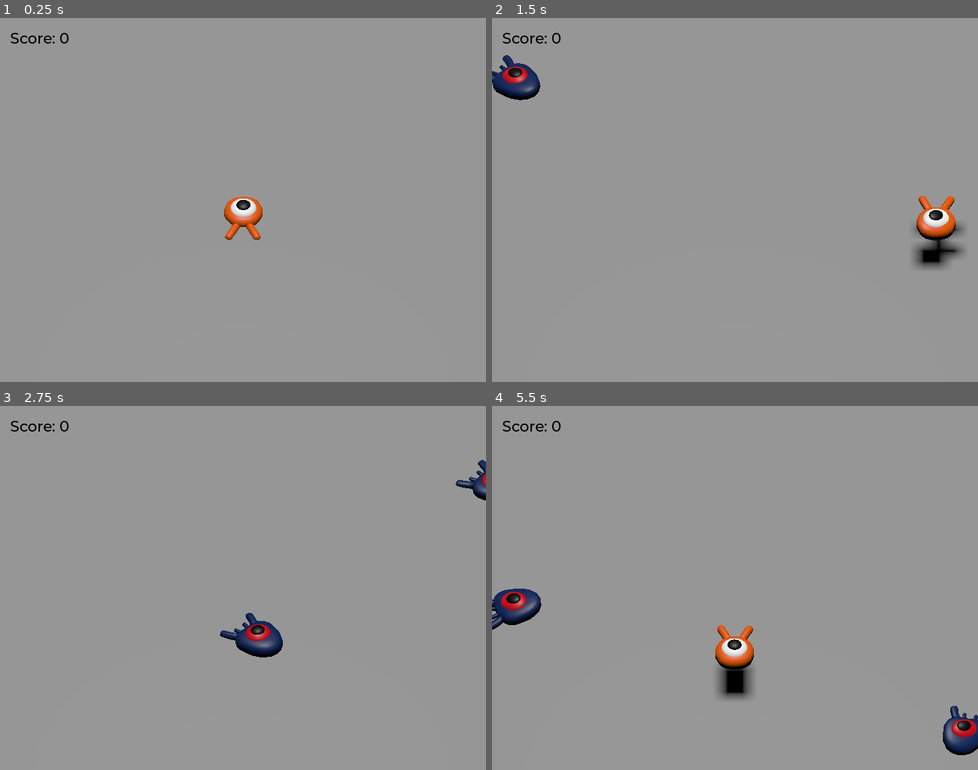
Above: before the commit, frames 1-4 (two rows, left to right).
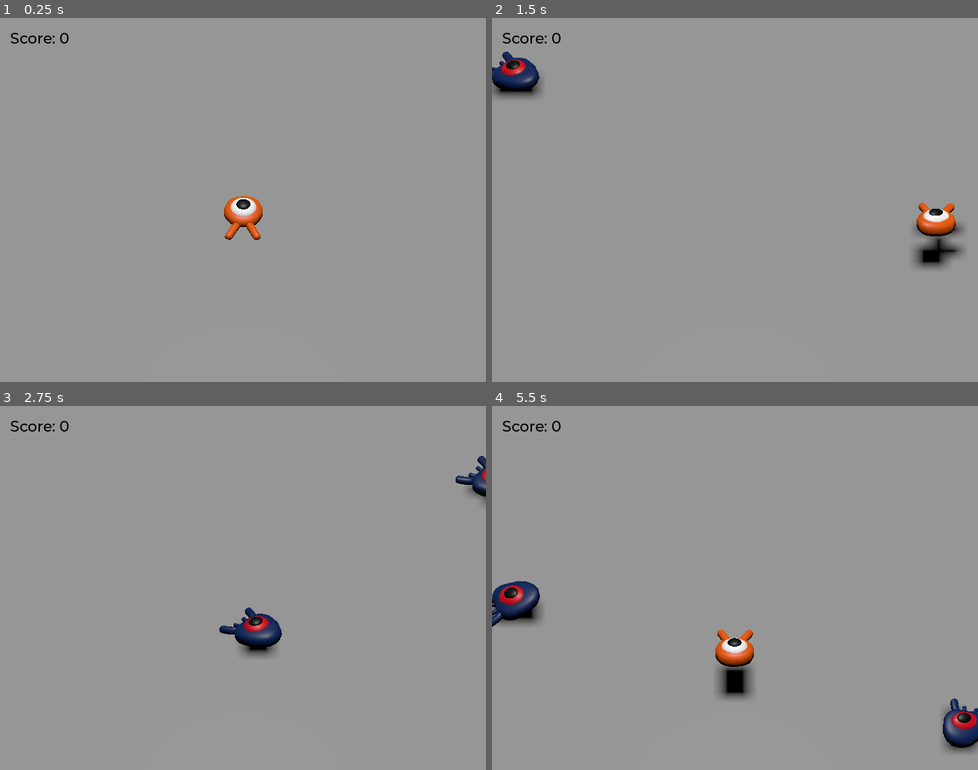
Above: after the commit, the same moments.

Repository: TMLowKey/GameProjects
Game: Godot game, scene res://Main.tscn
The game is run twice, just before and just after one commit, with the same random seed, the same clock (stepped at 60 frames per second) and the same inputs.
Inputs:
- Up to frame 1 (0.25 s): no input
- Up to frame 2 (1.5 s): tap Enter (ui_accept) at 0.5 s; hold Right (move_right) 0.53-1.28 s; hold Enter (ui_accept) 0.53-1.28 s; tap Space (jump) at 0.77, 0.8, 1.07, 1.35 s; hold Down (move_back) from 1.28 s (still down)
- Up to frame 3 (2.75 s): tap Space (jump) at 1.52, 1.82, 2.3 s; tap Enter (ui_accept) at 1.55 s; release Down (move_back) at 2.03 s; hold Right (move_right) from 2.03 s (still down); hold Enter (ui_accept) from 2.03 s (still down)
- Up to frame 4 (5.5 s): release Right (move_right) at 2.78 s; release Enter (ui_accept) at 2.78 s; hold Up (move_forward) 2.78-3.53 s; tap Enter (ui_accept) at 2.85, 4.35 s; tap Space (jump) at 3.02, 3.32, 3.6, 3.77, 4.07, 4.52, 4.82, 5.3 s; hold Left (move_left) 3.53-5.03 s; hold Down (move_back) from 5.03 s (still down); hold Enter (ui_accept) from 5.03 s (still down)

The runs differ from the first frame. In frame 1, 0.1% of the frame differs, in the area x 46-55%, y 48-61%; in frame 2, 1.4%; in frame 3, 1.3%; in frame 4, 2.2%, in the area x 0-100%, y 48-96%.

Commit message:
feat(SquashTheCreeps): add music and animations

Diff:
--- a/SquashTheCreeps/Main.gd
+++ b/SquashTheCreeps/Main.gd
@@ -3,6 +3,11 @@
 
 func _ready():
 	$UserInterface/Retry.hide()
+
+func _unhandled_input(event):
+	if event.is_action_pressed("ui_accept") and $UserInterface/Retry.visible:
+		# Restart current scene
+		get_tree().reload_current_scene()
 
 
 func _on_mob_timer_timeout():
@@ -28,8 +33,3 @@
 func _on_player_hit():
 	$MobTimer.stop()
 	$UserInterface/Retry.show()
-
-func _unhandled_input(event):
-	if event.is_action_pressed("ui_accept") and $UserInterface/Retry.visible:
-		# Restart current scene
-		get_tree().reload_current_scene()
--- a/SquashTheCreeps/Mob.gd
+++ b/SquashTheCreeps/Mob.gd
@@ -5,9 +5,8 @@
 # Maximum speed of the mob in meters per second.
 @export var max_speed = 18
 
-# Emitted when the player jumped on the mob.
+# Emitted when the player jumped on the mob
 signal squashed
-
 
 func _physics_process(_delta):
 	move_and_slide()
@@ -17,7 +16,7 @@
 	# We position the mob by placing it at start_position
 	# and rotate it towards player_position, so it looks at the player.
 	look_at_from_position(start_position, player_position, Vector3.UP)
-	# Rotate this mob randomly within range of -45 and +45 degrees,
+	# Rotate this mob randomly within range of -90 and +90 degrees,
 	# so that it doesn't move directly towards the player.
 	rotate_y(randf_range(-PI / 4, PI / 4))
 
@@ -29,10 +28,11 @@
 	# in order to move in the direction the mob is looking.
 	velocity = velocity.rotated(Vector3.UP, rotation.y)
 
+	$AnimationPlayer.speed_scale = random_speed / min_speed
 
 func _on_visible_on_screen_notifier_3d_screen_exited():
 	queue_free()
 
 func squash():
 	squashed.emit()
-	queue_free()
+	queue_free() # Destroy this node
--- a/SquashTheCreeps/Mob.tscn
+++ b/SquashTheCreeps/Mob.tscn
@@ -6,7 +6,42 @@
 [sub_resource type="BoxShape3D" id="BoxShape3D_a3pcg"]
 size = Vector3(1.85938, 1.05551, 2.26084)
 
+[sub_resource type="Animation" id="Animation_uwn3r"]
+resource_name = "float"
+length = 1.2
+loop_mode = 1
+tracks/0/type = "value"
+tracks/0/imported = false
+tracks/0/enabled = true
+tracks/0/path = NodePath(".:position")
+tracks/0/interp = 1
+tracks/0/loop_wrap = true
+tracks/0/keys = {
+"times": PackedFloat32Array(0.3, 0.7, 1.2),
+"transitions": PackedFloat32Array(0.450626, 2.07053, 1),
+"update": 0,
+"values": [Vector3(0, 0, 0), Vector3(0, 0.65, 0), Vector3(0, 0.35, 0)]
+}
+tracks/1/type = "value"
+tracks/1/imported = false
+tracks/1/enabled = true
+tracks/1/path = NodePath(".:rotation")
+tracks/1/interp = 1
+tracks/1/loop_wrap = true
+tracks/1/keys = {
+"times": PackedFloat32Array(0.1, 0.5, 1.2),
+"transitions": PackedFloat32Array(0.450626, 0.450625, 1),
+"update": 0,
+"values": [Vector3(0, 0, 0), Vector3(0.139626, 0, 0), Vector3(0.0174533, 0, 0)]
+}
+
+[sub_resource type="AnimationLibrary" id="AnimationLibrary_k1uff"]
+_data = {
+"float": SubResource("Animation_uwn3r")
+}
+
 [node name="Mob" type="CharacterBody3D" groups=["mob"]]
+transform = Transform3D(1, 0, 0, 0, 0.999848, -0.0174524, 0, 0.0174524, 0.999848, 0, 0.35, 0)
 collision_layer = 2
 collision_mask = 0
 script = ExtResource("1_kc2ae")
@@ -21,4 +56,11 @@
 [node name="VisibleOnScreenNotifier3D" type="VisibleOnScreenNotifier3D" parent="."]
 aabb = AABB(-1.37799, -1, -1.47229, 2.75597, 2, 4)
 
+[node name="AnimationPlayer" type="AnimationPlayer" parent="."]
+root_node = NodePath("../Pivot/Character")
+autoplay = "float"
+libraries = {
+"": SubResource("AnimationLibrary_k1uff")
+}
+
 [connection signal="screen_exited" from="VisibleOnScreenNotifier3D" to="." method="_on_visible_on_screen_notifier_3d_screen_exited"]
--- /dev/null
+++ b/SquashTheCreeps/MusicPlayer.tscn
@@ -0,0 +1,7 @@
+[gd_scene load_steps=2 format=3 uid="uid://dwbjh61hh4ci"]
+
+[ext_resource type="AudioStream" uid="uid://cnjvtpxl5hjnt" path="res://art/House In a Forest Loop.ogg" id="1_3u37u"]
+
+[node name="MusicPlayer" type="AudioStreamPlayer3D"]
+stream = ExtResource("1_3u37u")
+autoplay = true
--- a/SquashTheCreeps/Player.gd
+++ b/SquashTheCreeps/Player.gd
@@ -18,6 +18,7 @@
 	# We create a local variable to store the input direction.
 	var direction = Vector3.ZERO
 
+
 	# We check for each move input and update the direction accordingly.
 	if Input.is_action_pressed("move_right"):
 		direction.x += 1
@@ -33,6 +34,9 @@
 	if direction != Vector3.ZERO:
 		direction = direction.normalized()
 		$Pivot.look_at(position + direction, Vector3.UP)
+		$AnimationPlayer.speed_scale = 4
+	else:
+		$AnimationPlayer.speed_scale = 1
 
 	# Ground Velocity
 	target_velocity.x = direction.x * speed
@@ -68,6 +72,8 @@
 				mob.squash()
 				target_velocity.y = bounce_impulse
 
+	$Pivot.rotation.x = PI / 6 * velocity.y / jump_impulse
+
 func die():
 	hit.emit()
 	queue_free()
--- a/SquashTheCreeps/Player.tscn
+++ b/SquashTheCreeps/Player.tscn
@@ -1,7 +1,8 @@
-[gd_scene load_steps=5 format=3 uid="uid://cvk1ab3y1yuas"]
+[gd_scene load_steps=8 format=3 uid="uid://cvk1ab3y1yuas"]
 
 [ext_resource type="PackedScene" uid="uid://dy6xxd41cblhl" path="res://art/player.glb" id="1_dq6um"]
 [ext_resource type="Script" path="res://Player.gd" id="1_wjm5l"]
+[ext_resource type="Animation" uid="uid://nkbwixhsk0tm" path="res://float.res" id="3_3i28e"]
 
 [sub_resource type="SphereShape3D" id="SphereShape3D_j5svt"]
 radius = 0.8
@@ -10,11 +11,45 @@
 height = 0.2
 radius = 1.0
 
+[sub_resource type="Animation" id="Animation_n3bsm"]
+length = 0.001
+tracks/0/type = "value"
+tracks/0/imported = false
+tracks/0/enabled = true
+tracks/0/path = NodePath(".:position")
+tracks/0/interp = 1
+tracks/0/loop_wrap = true
+tracks/0/keys = {
+"times": PackedFloat32Array(0),
+"transitions": PackedFloat32Array(1),
+"update": 0,
+"values": [Vector3(0, 0, 0)]
+}
+tracks/1/type = "value"
+tracks/1/imported = false
+tracks/1/enabled = true
+tracks/1/path = NodePath(".:rotation")
+tracks/1/interp = 1
+tracks/1/loop_wrap = true
+tracks/1/keys = {
+"times": PackedFloat32Array(0),
+"transitions": PackedFloat32Array(1),
+"update": 0,
+"values": [Vector3(0, 0, 0)]
+}
+
+[sub_resource type="AnimationLibrary" id="AnimationLibrary_lss7d"]
+_data = {
+"RESET": SubResource("Animation_n3bsm"),
+"float": ExtResource("3_3i28e")
+}
+
 [node name="Player" type="CharacterBody3D"]
 collision_mask = 6
 script = ExtResource("1_wjm5l")
 
 [node name="Pivot" type="Node3D" parent="."]
+transform = Transform3D(1, 0, 0, 0, 1, 0, 0, 0, 1, 0, 0.0511961, 0)
 
 [node name="Character" parent="Pivot" instance=ExtResource("1_dq6um")]
 
@@ -31,4 +66,11 @@
 transform = Transform3D(1, 0, 0, 0, 1, 0, 0, 0, 1, 0, 0.533551, 0)
 shape = SubResource("CylinderShape3D_htrr1")
 
+[node name="AnimationPlayer" type="AnimationPlayer" parent="."]
+root_node = NodePath("../Pivot/Character")
+autoplay = "float"
+libraries = {
+"": SubResource("AnimationLibrary_lss7d")
+}
+
 [connection signal="body_entered" from="MobDetector" to="." method="_on_mob_detector_body_entered"]
--- a/SquashTheCreeps/project.godot
+++ b/SquashTheCreeps/project.godot
@@ -14,6 +14,10 @@
 run/main_scene="res://Main.tscn"
 config/features=PackedStringArray("4.1")
 config/icon="res://icon.png"
+
+[autoload]
+
+MusicPlayer="*res://MusicPlayer.tscn"
 
 [display]
 
Not shown: 1 places in SquashTheCreeps/Mob.tscn that only renumber resources
